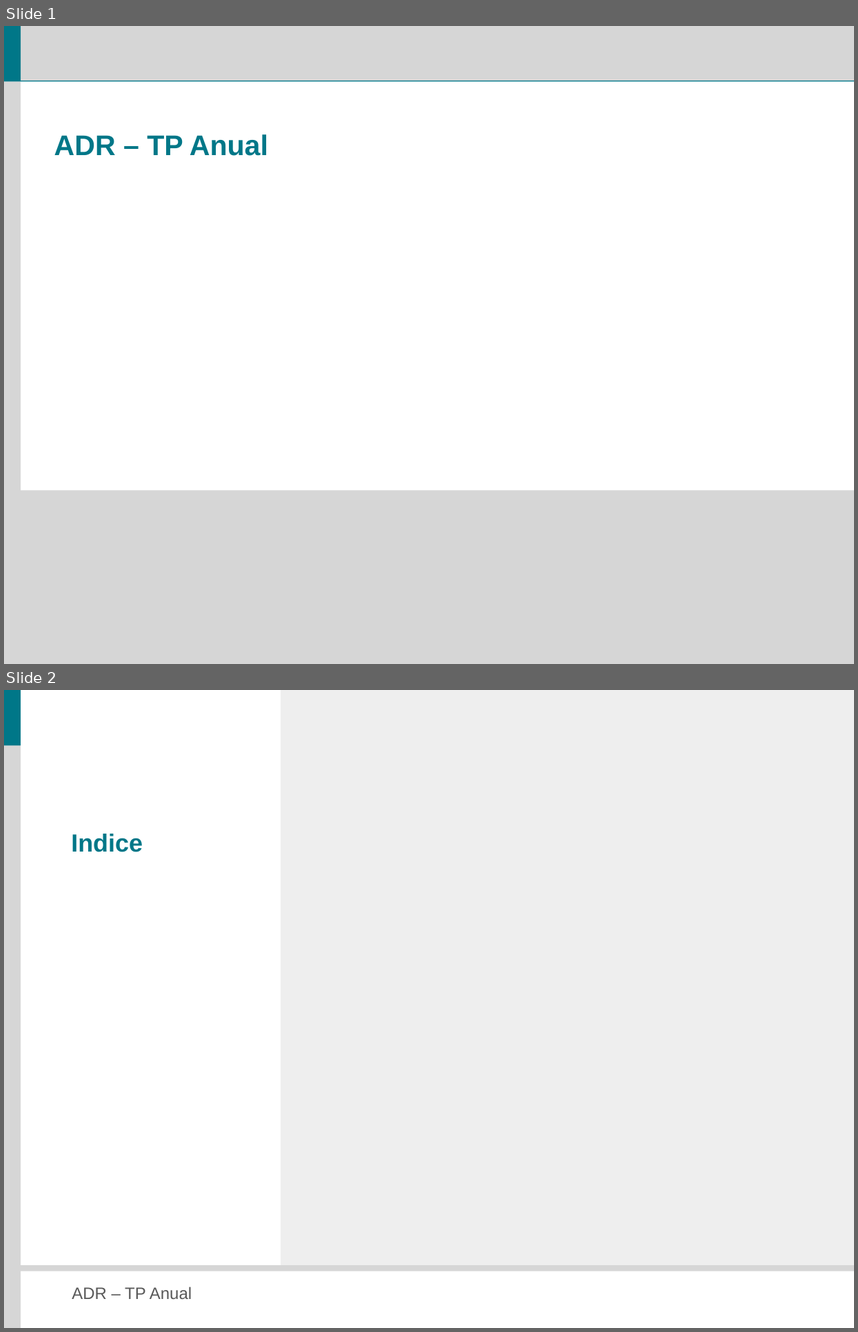
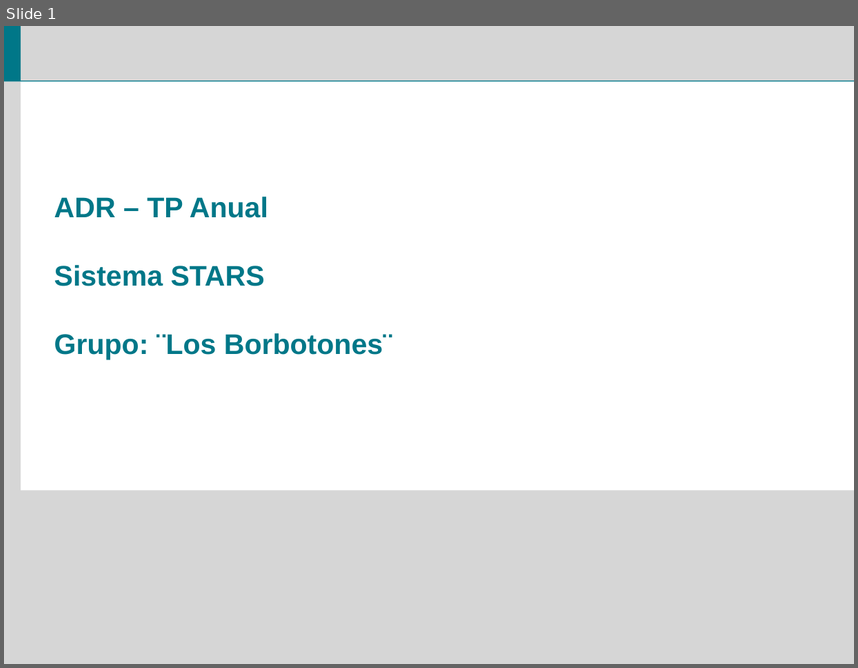
Before and after one commit to veritoreinoso/adr-2010, a slide deck: Presentacion.pptx. Shown one above the other, each under a label of ours: slides 1 and 2 before the commit, slide 1 after it. The pictures are 858x1332 and 858x668 pixels, drawn with LibreOffice and Linux fonts; fonts in the diff are those of the drawing. Boxes give left, top, right and bottom in pixels: in the first picture for what was removed or moved away, otherwise in the second. Text is boxed around its words. In the diff, an @@ line names an element or a change of style, - is before the commit and + after.

```diff
--- a/Presentacion.pptx
+++ b/Presentacion.pptx
@@ slide 2 removed at (4,690,854,1328), background #FFFFFF; not listed: 1 template element that a slide beside it also shows @@
@@ rectangle removed at (281,690,854,1268) @@
@@ rectangle removed at (4,745,21,1328) @@
@@ text removed at (71,834,143,852) @@
-Indice
@@ rectangle removed at (18,1265,854,1270) @@
@@ text removed at (72,1286,192,1299) @@
-ADR – TP Anual
@@ slide 1 changed as well @@
@@ text at (54,265,392,359): paragraphs added @@
+Sistema STARS
+Grupo: ¨Los Borbotones¨
```
Also in this commit, not shown: 31 other slides changed, 1 slide added.
